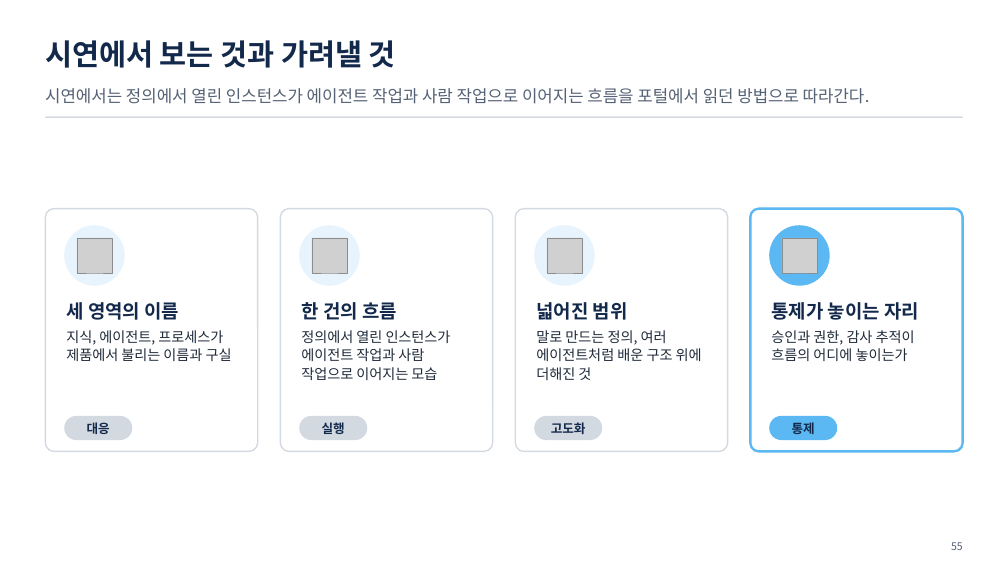
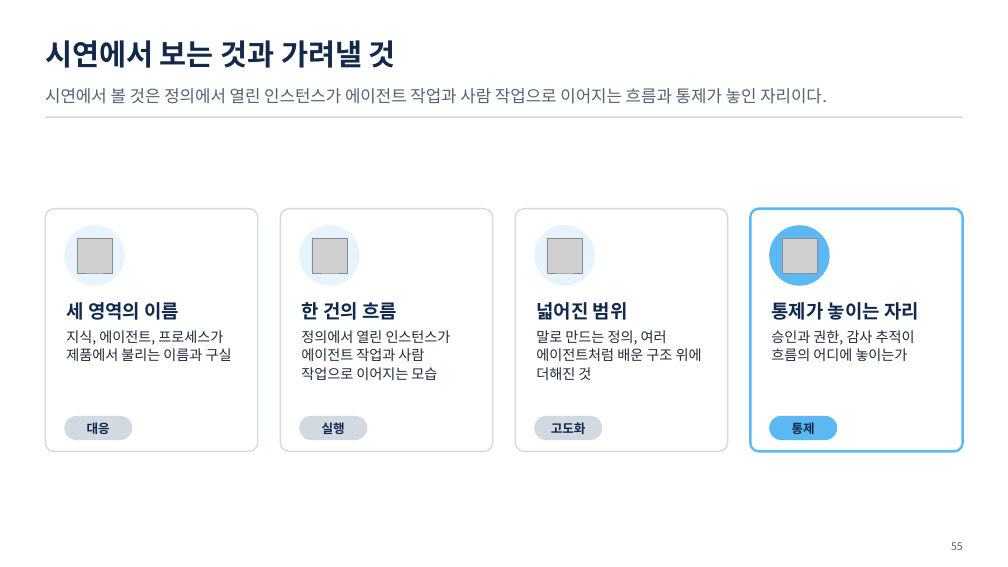
Before and after one commit to uengine-oss/hyd-iot-edu, a slide deck: slide 55 of docs/교재/통합반/11일차/통합반_11일차.pptx. Drawn at 1008x567 pixels with LibreOffice and Linux fonts; fonts in the diff are those of the drawing; grey boxes stand for pictures. Boxes give left, top, right and bottom in pixels: in the first picture for what was removed or moved away, otherwise in the second. Text is boxed around its words. In the diff, an @@ line names an element or a change of style, - is before the commit and + after.

```diff
--- a/docs/교재/통합반/11일차/통합반_11일차.pptx
+++ b/docs/교재/통합반/11일차/통합반_11일차.pptx
@@ text at (45,88,827,104): text changed @@
-시연에서는 정의에서 열린 인스턴스가 에이전트 작업과 사람 작업으로 이어지는 흐름을 포털에서 읽던 방법으로 따라간다.
+시연에서 볼 것은 정의에서 열린 인스턴스가 에이전트 작업과 사람 작업으로 이어지는 흐름과 통제가 놓인 자리이다.
```
Also in this commit, not shown: 1 other slide changed, 4 other files.
